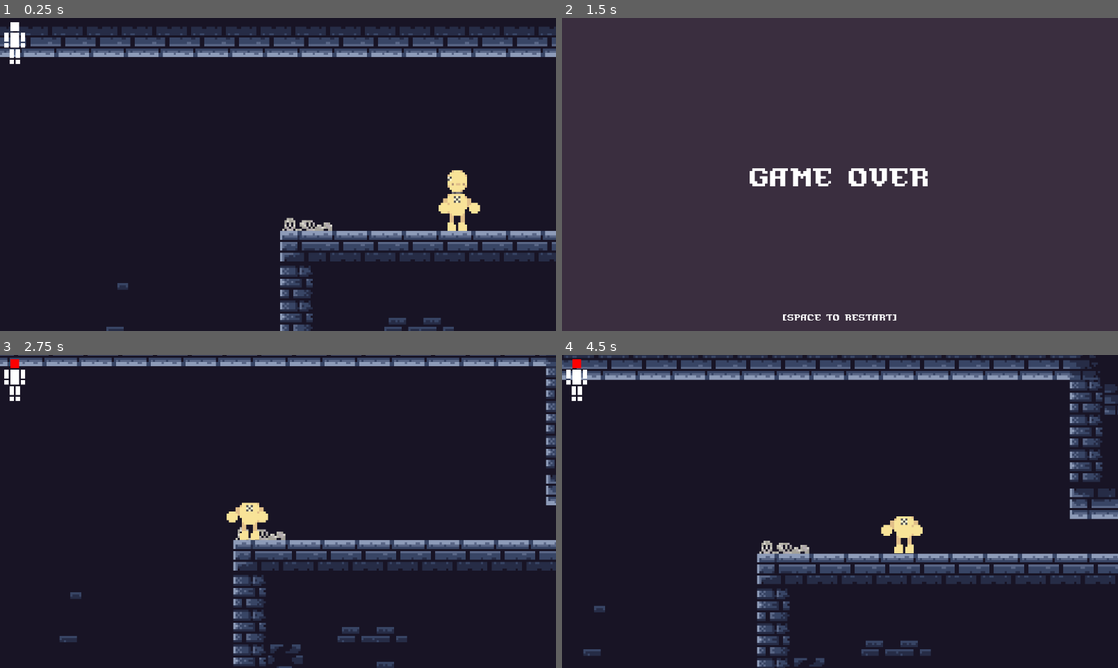
Above: before the commit, frames 1-4 (two rows, left to right).
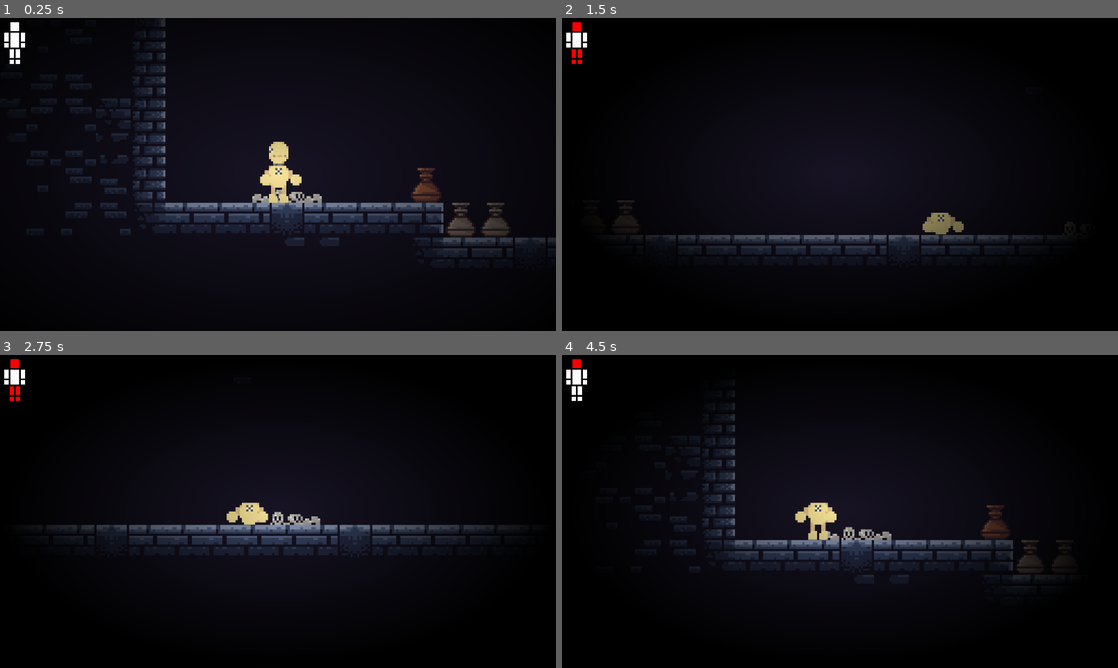
Above: after the commit, the same moments.

Repository: Splatube/EchoesOfSacrifice
Game: Godot game, scene res://Scenes/level.tscn
Two runs of this game, one before a commit and one after it. Both use one fixed random seed, a clock stepped at 60 frames per second and the inputs below. The engine's default icon, where the game draws it, is replaced by a stand-in: a white triangle on a blue panel in a dark square.
Inputs:
- Up to frame 1 (0.25 s): no input
- Up to frame 2 (1.5 s): hold Q (TimeSlow) 0.53-1.28 s; hold D (Right) from 0.53 s (still down); tap Space (Jump) at 0.77 s; tap Shift (Dash) at 1.35 s
- Up to frame 3 (2.75 s): tap Space (Jump) at 1.52 s; tap Q (TimeSlow) at 1.55 s; release D (Right) at 2.03 s; hold A (Left) from 2.03 s (still down); hold Q (TimeSlow) from 2.03 s (still down)
- Up to frame 4 (4.5 s): release A (Left) at 2.78 s; release Q (TimeSlow) at 2.78 s; hold D (Right) 2.78-4.28 s; tap Q (TimeSlow) at 2.85, 4.35 s; tap Space (Jump) at 3.02, 3.77 s; hold Q (TimeSlow) 3.53-4.28 s; tap Shift (Dash) at 3.6 s; tap R (Reset) at 4.15 s; hold A (Left) from 4.28 s (still down)

The runs differ from the first frame. In frame 1, 42% of the frame differs, in the area x 0-100%, y 0-100%; in frame 2, 99%; in frame 3, 71%; in frame 4, 71%.

Commit message:
vignette n stuff

Diff:
--- a/Scenes/level.tscn
+++ b/Scenes/level.tscn
@@ -11,10 +11,11 @@
 position = Vector2(-902, -98)
 
 [node name="Player" parent="." instance=ExtResource("1_tumq0")]
-position = Vector2(1262, 196)
+position = Vector2(-127.448425, 346.55545)
 speed = 200
 
 [node name="Camera2D" type="Camera2D" parent="." node_paths=PackedStringArray("target")]
+position = Vector2(-123, 343)
 zoom = Vector2(5, 5)
 script = ExtResource("3_6phgx")
 target = NodePath("../Player")
--- a/Scenes/map.tscn
+++ b/Scenes/map.tscn
@@ -227,7 +227,7 @@
 tile_set = SubResource("TileSet_p3ir5")
 format = 2
 layer_0/name = "Layer2"
-layer_0/tile_data = PackedInt32Array(1965956, 131072, 14, 19 …(332 unchanged characters)… 1769420, 196608, 14, 1769425, 262144, 14)
+layer_0/tile_data = PackedInt32Array(1965956, 131072, 14, 19 …(332 unchanged characters)… 1769420, 196608, 14, 1769425, 262144, 14, 1507344, 65536, 14, 1507346, 131072, 14, 1507347, 196608, 14, 1507345, 262144, 14, 1507348, 393216, 14, 1507355, 393216, 14, 1507357, 65536, 14, 1507356, 131072, 14, 1507359, 65536, 14, 1507358, 262144, 14)
 
 [node name="KillSaw" type="StaticBody2D" parent="."]
 position = Vector2(2250, 302)
--- a/Scenes/player.tscn
+++ b/Scenes/player.tscn
@@ -1,7 +1,7 @@
 [gd_scene load_steps=4 format=3 uid="uid://hyqi75jxsnv7"]
 
 [ext_resource type="Script" uid="uid://btitk4k85l50" path="res://Scripts/player.gd" id="1_cvnsp"]
-[ext_resource type="Texture2D" uid="uid://ikpg0rpl1sbq" path="res://Assets/Dummy-Feet-Hands.png" id="2_cvnsp"]
+[ext_resource type="Texture2D" uid="uid://ixd0n680p4gy" path="res://Assets/Dummy.png" id="2_cvnsp"]
 
 [sub_resource type="CapsuleShape2D" id="CapsuleShape2D_cvnsp"]
 radius = 5.0
@@ -18,6 +18,5 @@
 texture = ExtResource("2_cvnsp")
 
 [node name="Collision" type="CollisionShape2D" parent="."]
-position = Vector2(0, 1.5)
-scale = Vector2(0.9, 0.5)
+scale = Vector2(0.9, 1)
 shape = SubResource("CapsuleShape2D_cvnsp")
--- /dev/null
+++ b/Scenes/start.tscn
@@ -0,0 +1,82 @@
+[gd_scene load_steps=3 format=3 uid="uid://biofdwcs51r67"]
+
+[ext_resource type="Script" uid="uid://cha2rl5bmyhys" path="res://Scripts/start.gd" id="1_r48yj"]
+[ext_resource type="FontFile" uid="uid://bra4frp8s4icq" path="res://Assets/Fonts/PixelAzureBonds-327Z.ttf" id="2_5ogh5"]
+
+[node name="Start" type="CanvasLayer" groups=["game_over"]]
+script = ExtResource("1_r48yj")
+
+[node name="Background" type="ColorRect" parent="."]
+anchors_preset = 15
+anchor_right = 1.0
+anchor_bottom = 1.0
+offset_right = 2.0
+offset_bottom = 1.0
+grow_horizontal = 2
+grow_vertical = 2
+color = Color(0.22745098, 0.18039216, 0.24705882, 1)
+
+[node name="GameOver" type="Label" parent="."]
+anchors_preset = 13
+anchor_left = 0.5
+anchor_right = 0.5
+anchor_bottom = 1.0
+offset_left = -208.0
+offset_right = 209.0
+offset_bottom = -445.0
+grow_horizontal = 2
+grow_vertical = 2
+theme_override_fonts/font = ExtResource("2_5ogh5")
+theme_override_font_sizes/font_size = 60
+text = "Echoes of
+sacrifice"
+horizontal_alignment = 1
+vertical_alignment = 1
+
+[node name="Buttons" type="MarginContainer" parent="."]
+anchors_preset = 8
+anchor_left = 0.5
+anchor_top = 0.5
+anchor_right = 0.5
+anchor_bottom = 0.5
+offset_left = -115.0
+offset_top = -25.0
+offset_right = 115.0
+offset_bottom = 25.0
+grow_horizontal = 2
+grow_vertical = 2
+size_flags_vertical = 8
+theme_override_constants/margin_top = 79
+
+[node name="Buttons" type="VBoxContainer" parent="Buttons"]
+layout_mode = 2
+theme_override_constants/separation = 16
+
+[node name="Play" type="Button" parent="Buttons/Buttons"]
+custom_minimum_size = Vector2(270, 90)
+layout_mode = 2
+size_flags_horizontal = 4
+theme_override_fonts/font = ExtResource("2_5ogh5")
+theme_override_font_sizes/font_size = 32
+action_mode = 0
+text = "Play game"
+
+[node name="Settings" type="Button" parent="Buttons/Buttons"]
+custom_minimum_size = Vector2(270, 90)
+layout_mode = 2
+size_flags_horizontal = 4
+theme_override_fonts/font = ExtResource("2_5ogh5")
+theme_override_font_sizes/font_size = 32
+action_mode = 0
+text = "Options"
+
+[node name="Quit" type="Button" parent="Buttons/Buttons"]
+custom_minimum_size = Vector2(270, 90)
+layout_mode = 2
+size_flags_horizontal = 4
+theme_override_fonts/font = ExtResource("2_5ogh5")
+theme_override_font_sizes/font_size = 32
+action_mode = 0
+text = "Quit"
+
+[connection signal="pressed" from="Buttons/Buttons/Play" to="." method="_on_play_pressed"]
--- a/Scenes/ui.tscn
+++ b/Scenes/ui.tscn
@@ -1,13 +1,33 @@
-[gd_scene load_steps=2 format=3 uid="uid://djf0u78boh7ui"]
+[gd_scene load_steps=5 format=3 uid="uid://djf0u78boh7ui"]
 
 [ext_resource type="Script" uid="uid://elf0lwu7lo8v" path="res://Scripts/ui.gd" id="1_jxero"]
+[ext_resource type="Shader" uid="uid://bqxefuttegcit" path="res://Scripts/vignette.gdshader" id="2_nf4gj"]
+[ext_resource type="Texture2D" uid="uid://dmfgjgrswa6k4" path="res://icon.svg" id="3_2246s"]
+
+[sub_resource type="ShaderMaterial" id="ShaderMaterial_q7pk6"]
+shader = ExtResource("2_nf4gj")
+shader_parameter/alpha = 0.7
+shader_parameter/inner_radius = 0.0
+shader_parameter/outer_radius = 1.0
 
 [node name="UI" type="CanvasLayer" groups=["UI"]]
 script = ExtResource("1_jxero")
 
+[node name="Vignette Container" type="MarginContainer" parent="."]
+anchors_preset = 15
+anchor_right = 1.0
+anchor_bottom = 1.0
+grow_horizontal = 2
+grow_vertical = 2
+
+[node name="Vignette" type="TextureRect" parent="Vignette Container" groups=["UI"]]
+material = SubResource("ShaderMaterial_q7pk6")
+layout_mode = 2
+texture = ExtResource("3_2246s")
+
 [node name="Top Left" type="MarginContainer" parent="."]
-offset_right = 40.0
-offset_bottom = 40.0
+offset_right = 58.0
+offset_bottom = 106.0
 theme_override_constants/margin_left = 10
 theme_override_constants/margin_top = 10
 
--- a/Scripts/player.gd
+++ b/Scripts/player.gd
@@ -98,6 +98,7 @@
 	if Input.is_action_pressed("TimeSlow") and canSlow:
 		slowed = true
 		head = false
+		get_tree().call_group("UI", "limit_vision")
 	if Input.is_action_just_released("TimeSlow") and slowed:
 		canSlow = false
 		slowed = false
--- /dev/null
+++ b/Scripts/start.gd
@@ -0,0 +1,5 @@
+extends CanvasLayer
+
+
+func _on_play_pressed() -> void:
+	get_tree().change_scene_to_file("res://Scenes/level.tscn")
--- a/Scripts/ui.gd
+++ b/Scripts/ui.gd
@@ -1,4 +1,9 @@
 extends CanvasLayer
+
+func limit_vision():
+	$"Vignette Container/Vignette".material.set_shader_parameter("alpha", 1.0)
+	print("blind")
+
 
 func update_limbs(limbs):
 	$"Top Left/Minifig/Head".color = "#ffffff" if limbs["head"] else "#ff0000"
--- /dev/null
+++ b/Scripts/vignette.gdshader
@@ -0,0 +1,12 @@
+shader_type canvas_item;
+
+uniform float alpha = 1.0;
+uniform float inner_radius = 0.0;
+uniform float outer_radius = 1.0;
+
+void fragment() {
+	float x = abs(UV.r-.5)*2.0;
+	float y = abs(UV.g-.5)*2.0;
+	float q = 1.0-(1.0-sqrt(x*x+y*y)/outer_radius)/(1.0-inner_radius);
+	COLOR = vec4(0, 0, 0, q*alpha);
+}
Not shown, added: Scripts/start.gd.uid
Not shown, added: Scripts/vignette.gdshader.uid
